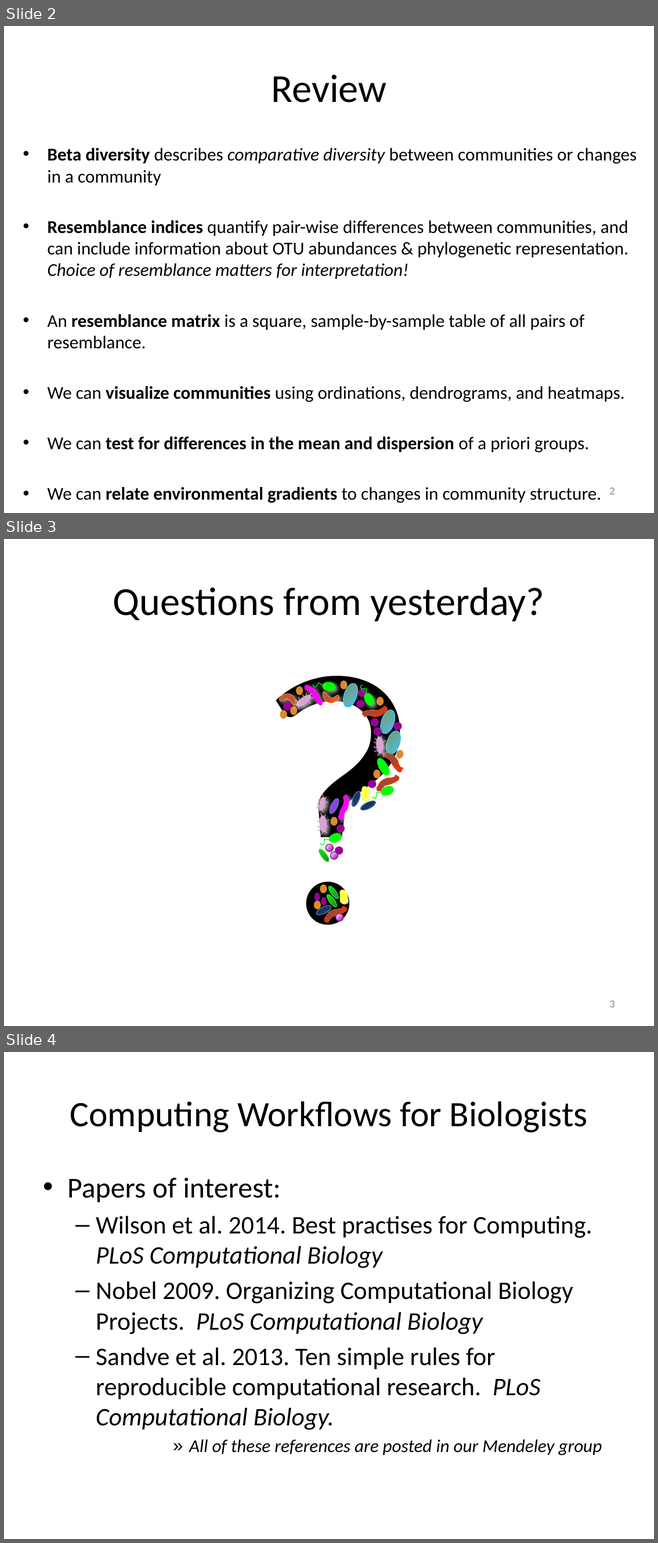
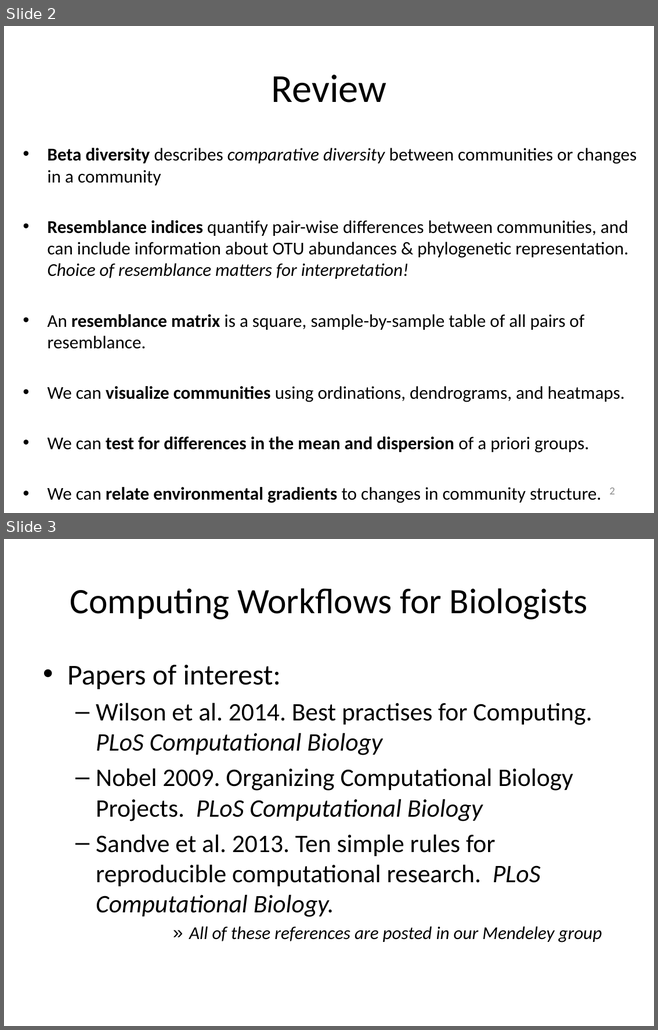
Before and after one commit to edamame-course/docs, a slide deck: extra/Presentations/2015-06-24_Ashley_ComputingWorkflowsForBiologists.pptx. Shown one above the other, each under a label of ours: slides 2, 3 and 4 before the commit, slides 2 and 3 after it. The pictures are 658x1543 and 658x1030 pixels, drawn with LibreOffice and Linux fonts; fonts in the diff are those of the drawing. Boxes give left, top, right and bottom in pixels: in the first picture for what was removed or moved away, otherwise in the second. Text is boxed around its words. In the diff, an @@ line names an element or a change of style, - is before the commit and + after.

```diff
--- a/extra/Presentations/2015-06-24_Ashley_ComputingWorkflowsForBiologists.pptx
+++ b/extra/Presentations/2015-06-24_Ashley_ComputingWorkflowsForBiologists.pptx
@@ slide 3 removed at <box>4,539,654,1026</box>, background #FFFFFF @@
@@ title removed at <box>113,587,544,621</box> @@
-Questions from yesterday?
@@ group removed at <box>248,559,410,1026</box>: 54 freeform shapes, 43 ellipses, 1 text @@
-?
@@ page number removed at <box>609,1001,614,1008</box> @@
-3
@@ what was slide 4 is now slide 3 @@
```
Also in this commit, not shown: 2 slides changed, 1 slide added, 1 other slide removed, 1 other file.
